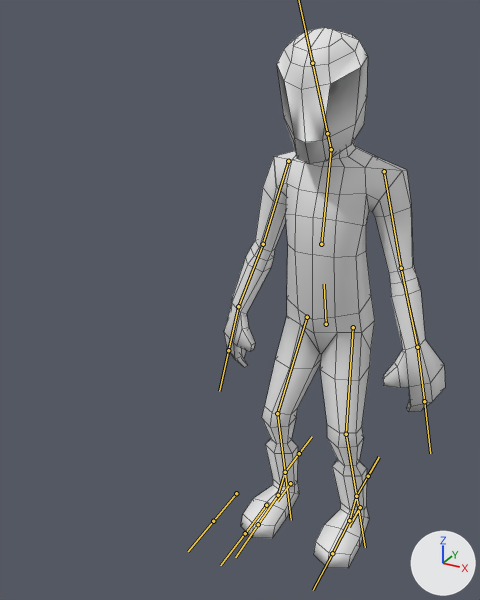
The FBX model fgx_transmission_entry/Assets/Models/basicJamppa.fbx, before and after one commit.
One viewpoint serves both versions: a 50 mm lens placed at (0.73, -1.93, 1.79), pointed at (-0.15, -0.33, 0.99). Arrows for +X, +Y and +Z are at lower right; the lights stay in place. The bones that bend it are drawn over the model as lines. Mesh edges are drawn as thin lines.

In view in the first picture: 'pelaaja'.
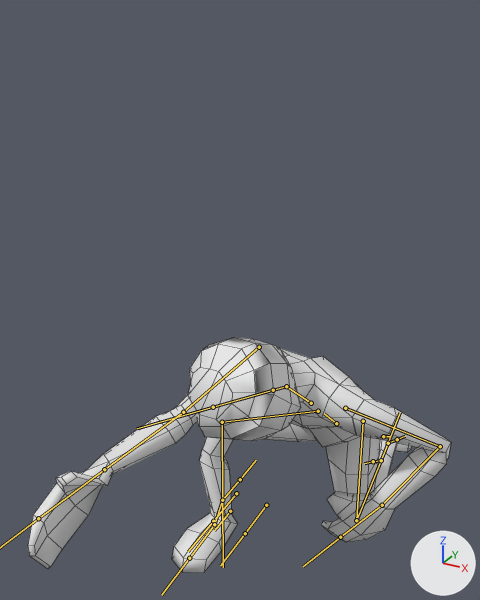
The newer file adds an action. The first version stands in its rest pose; the second is drawn at frame 16 of the action 'Armature|swingDown'.

What the commit changed:
Bone 'lowBody' (bone_lowbody) moves from (0.0, 0.0, 0.0) to (0.22, -1.08, 0.36).
Bone 'lowBody' (bone_lowbody) turns from (0, 0, 0) to (33, 2, 2) degrees about its own x, y and z.
Bone 'highBody' (bone_highbody) turns from (0, 0, 0) to (27, -19, -13) degrees about its own x, y and z.
Bone 'neck' (bone_neck) turns from (0, 0, 0) to (-14, 4, 5) degrees about its own x, y and z.
Bone 'armUp.L' (bone_armup_l) turns from (0, 0, 0) to (22, 10, -28) degrees about its own x, y and z.
Bone 'armLow.L' (bone_armlow_l) turns from (0, 0, 0) to (-101, -11, 25) degrees about its own x, y and z.
Bone 'armUp.R' (bone_armup_r) turns from (0, 0, 0) to (-128, 27, -11) degrees about its own x, y and z.
Bone 'hand.R' (bone_hand_r) turns from (0, 0, 0) to (-2, 43, 6) degrees about its own x, y and z.
Bone 'legUp.L' (bone_legup_l) turns from (0, 0, 0) to (-29, -2, -3) degrees about its own x, y and z.
Bone 'legLow.L' (bone_leglow_l) turns from (0, 0, 0) to (66, -6, 10) degrees about its own x, y and z.
Bone 'legUp.R' (bone_legup_r) turns from (0, 0, 0) to (-45, 47, 66) degrees about its own x, y and z.
Bone 'legLow.R' (bone_leglow_r) turns from (0, 0, 0) to (42, 17, -36) degrees about its own x, y and z.
Bone 'legControl.L' (bone_legcontrol_l) moves from (0.0, 0.0, 0.0) to (-0.04, -0.59, 0.67).
Bone 'legControl.L' (bone_legcontrol_l) turns from (0, 0, 0) to (-149, 0, 0) degrees about its own x, y and z.
Bone 'legControl.R' (bone_legcontrol_r) moves from (0.0, 0.0, 0.0) to (0.41, 0.81, 0.0).

What differs and where, as boxes (x1, y1, x2, y2) in the pictures (480 x 600 px):
'pelaaja', posed (91% wider, 56% shorter): before (224, 27, 445, 568); after (28, 337, 451, 573)
bone 'lowBody', root to tip: before (326, 324) to (324, 284); after (336, 423) to (324, 413)
bone 'highBody', root to tip: before (321, 244) to (331, 150); after (311, 403) to (286, 386)
bone 'neck', root to tip: before (331, 149) to (327, 133); after (286, 386) to (273, 390)
bone 'armUp.L', root to tip: before (384, 171) to (401, 268); after (345, 408) to (440, 446)
bone 'armLow.L', root to tip: before (401, 268) to (417, 347); after (440, 446) to (382, 505)
bone 'armUp.R', root to tip: before (288, 161) to (263, 244); after (259, 347) to (183, 412)
bone 'hand.R', root to tip: before (238, 306) to (228, 350); after (104, 469) to (38, 518)
bone 'legUp.L', root to tip: before (353, 327) to (346, 434); after (363, 421) to (356, 520)
bone 'legLow.L', root to tip: before (346, 434) to (356, 496); after (356, 520) to (381, 460)
bone 'legUp.R', root to tip: before (307, 317) to (277, 413); after (318, 411) to (222, 422)
bone 'legLow.R', root to tip: before (277, 413) to (285, 472); after (222, 422) to (222, 500)
bone 'legControl.L', root to tip: before (360, 507) to (349, 526); after (383, 436) to (389, 436)
bone 'legControl.R', root to tip: before (290, 483) to (277, 501); after (230, 511) to (214, 530)
